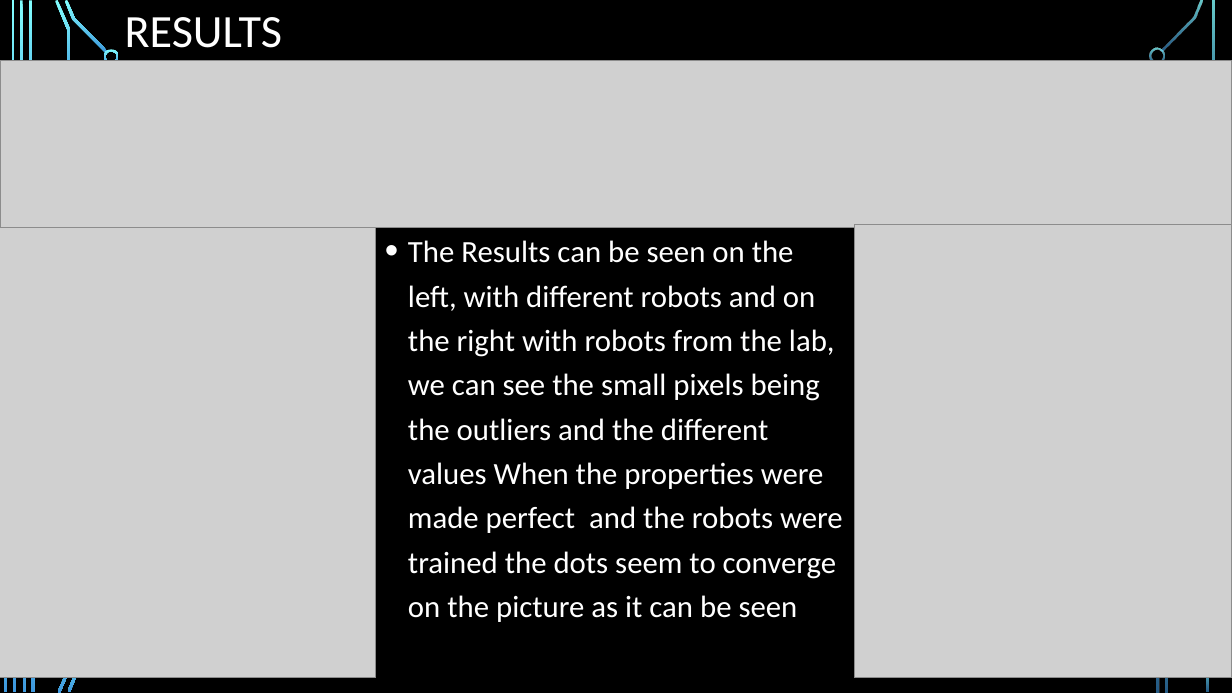
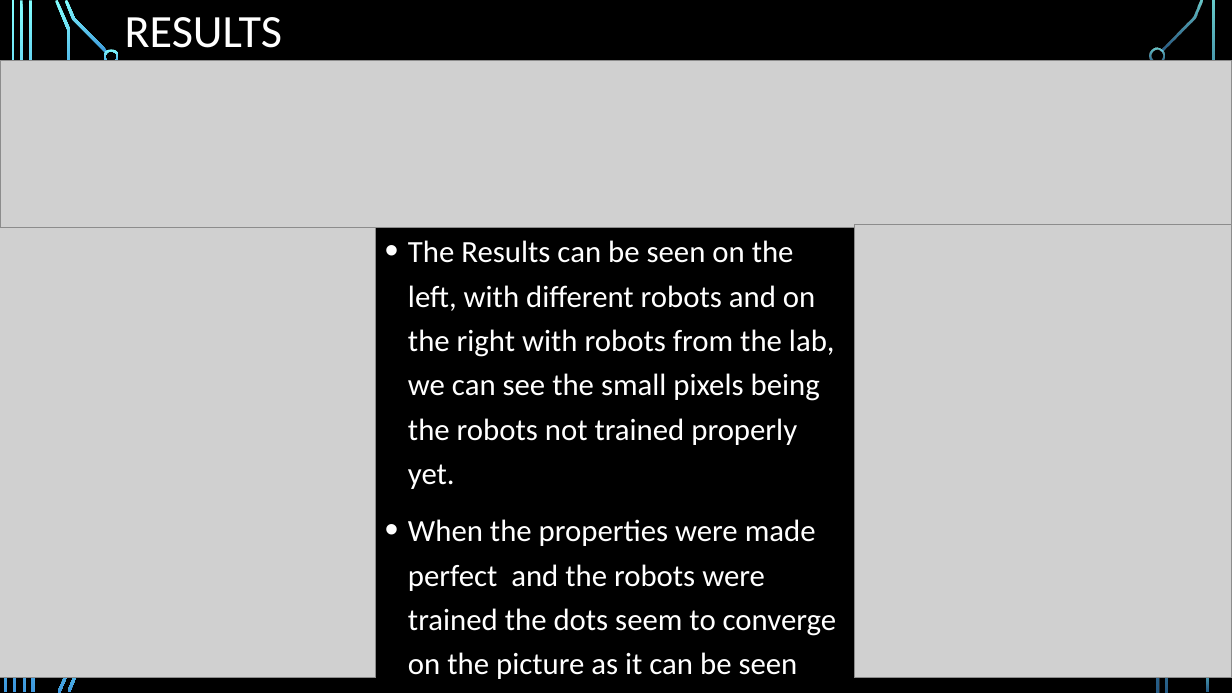
Before and after one commit to kacper97/NeuralNetworks, a slide deck: slide 7 of Presentation 3.pptx. Drawn at 1232x693 pixels with LibreOffice and Linux fonts; fonts in the diff are those of the drawing; grey boxes stand for pictures; background and template pictures are left out. Boxes give left, top, right and bottom in pixels: in the first picture for what was removed or moved away, otherwise in the second. Text is boxed around its words. In the diff, an @@ line names an element or a change of style, - is before the commit and + after.

```diff
--- a/Presentation 3.pptx
+++ b/Presentation 3.pptx
@@ text at [408,240,837,679]: text changed @@
-• The Results can be seen on the left, with different robots and on the right with robots from the lab, we can see the small pixels being the outliers and the different values When the properties were made perfect and the robots were trained the dots seem to converge on the picture as it can be seen
+• The Results can be seen on the left, with different robots and on the right with robots from the lab, we can see the small pixels being the robots not trained properly yet.
+• When the properties were made perfect and the robots were trained the dots seem to converge on the picture as it can be seen
```
